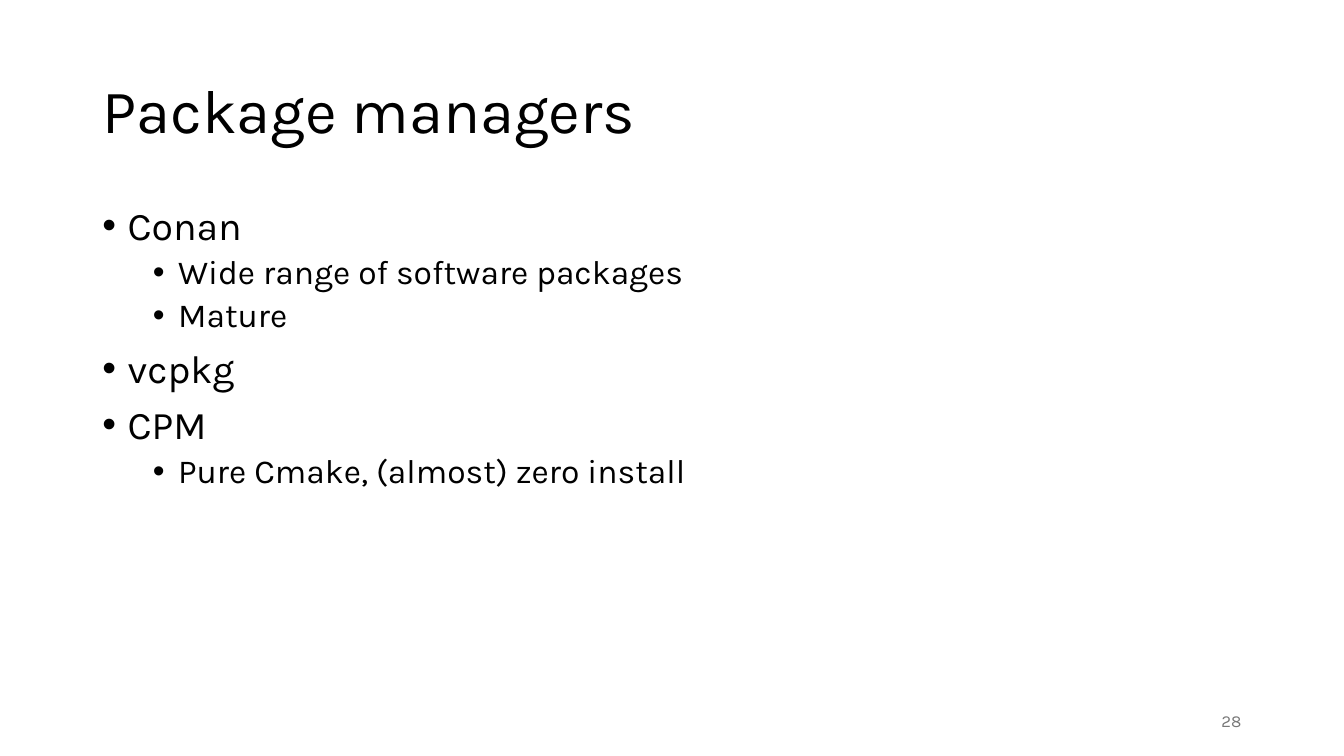
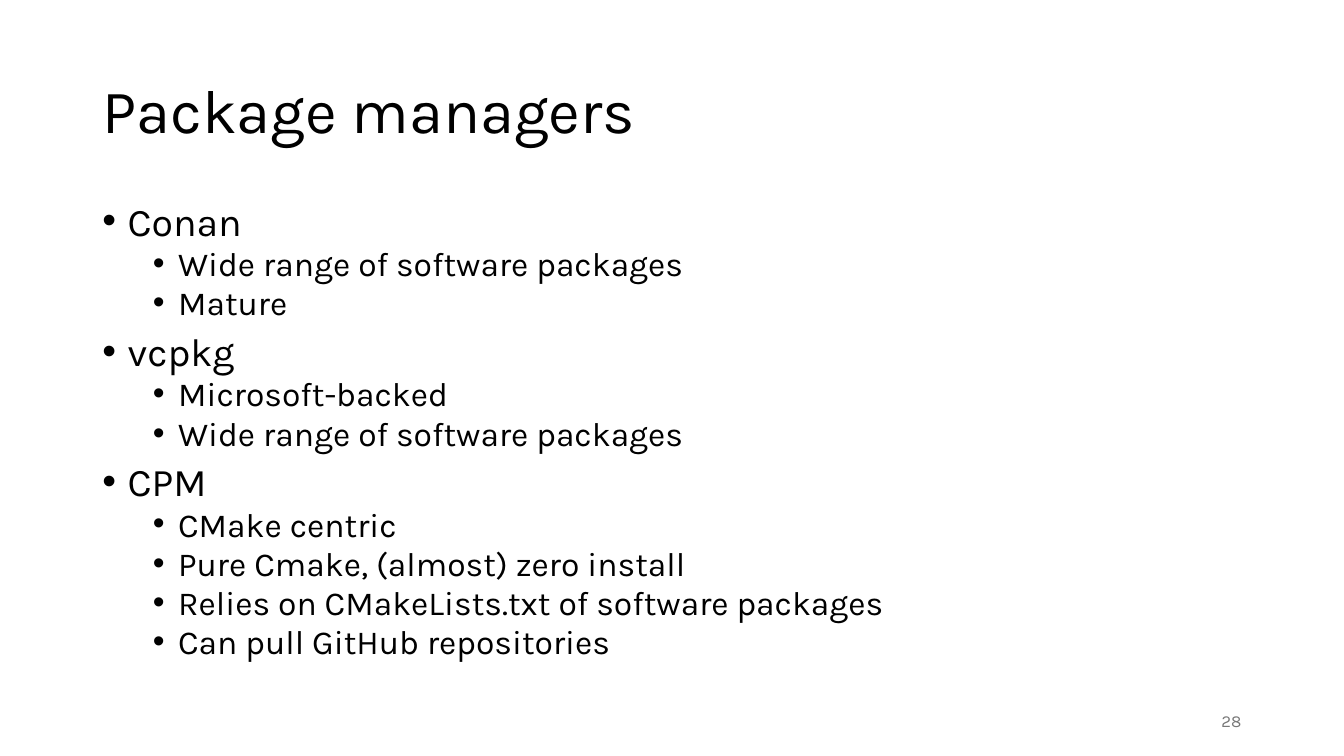
Before and after one commit to gjbex/C-plus-plus-software-engineering, a slide deck: slide 28 of cpp_software_engineering.pptx. Drawn at 1344x756 pixels with LibreOffice and Linux fonts; fonts in the diff are those of the drawing. Boxes give left, top, right and bottom in pixels: in the first picture for what was removed or moved away, otherwise in the second. Text is boxed around its words. In the diff, an @@ line names an element or a change of style, - is before the commit and + after.

```diff
--- a/cpp_software_engineering.pptx
+++ b/cpp_software_engineering.pptx
@@ text at bbox=[128, 211, 685, 580]: line spacing 0.9 to 0.8 @@
@@ text at bbox=[178, 383, 683, 454]: paragraphs added @@
+  • Microsoft-backed
+  • Wide range of software packages
@@ text at bbox=[178, 514, 397, 538]: paragraph added @@
+  • CMake centric
@@ text at bbox=[178, 592, 884, 662]: paragraphs added @@
+  • Relies on CMakeLists.txt of software packages
+  • Can pull GitHub repositories
```
Also in this commit, not shown: 5 other slides changed, 7 slides added.
